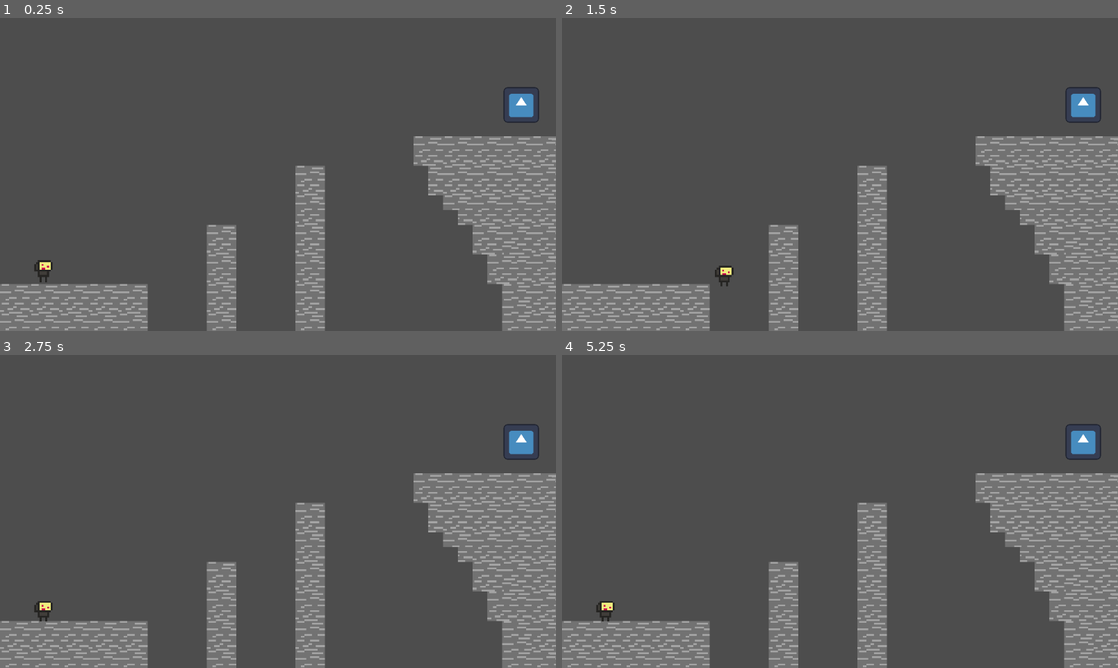
Above: before the commit, frames 1-4 (two rows, left to right).
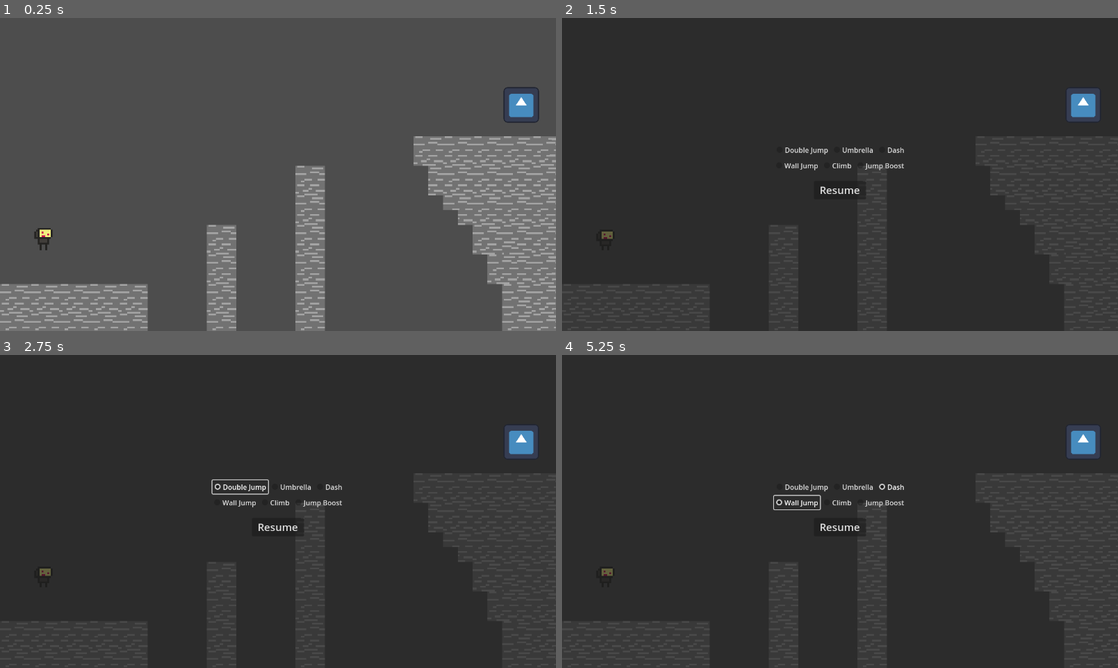
Above: after the commit, the same moments.

Repository: arcality/Built-to-Scale-GMTK-2024
Game: Godot game, scene res://scenes/main.tscn
Two runs of this game, one before a commit and one after it. Both use one fixed random seed, a clock stepped at 60 frames per second and the inputs below. The engine's default icon, where the game draws it, is replaced by a stand-in: a white triangle on a blue panel in a dark square.
Inputs (mouse positions are in pixels of both pictures, inside the frame that each line leads up to):
- Up to frame 1 (0.25 s): no input
- Up to frame 2 (1.5 s): move the mouse to (962, 158) at 0.52 s; hold Space (jump) 0.53-1.28 s; hold D (move_right) from 0.53 s (still down); click (962, 158) at 0.67 s; move the mouse to (728, 190) at 1.27 s; tap E (edit) at 1.35 s
- Up to frame 3 (2.75 s): tap Space (jump) at 1.52, 1.55, 1.82 s; release D (move_right) at 2 s; click (239, 486) at 2 s, where only the run after the commit has a clickable "Double Jump"
- Up to frame 4 (5.25 s): click (840, 502) at 2.75 s, where only the run after the commit has a clickable "Climb"; click (851, 486) at 3.5 s, where only the run after the commit has a clickable "Umbrella"; click (890, 486) at 4.25 s, where only the run after the commit has a clickable "Dash"; click (795, 502) at 5 s, where only the run after the commit has a clickable "Wall Jump"

The runs differ from the first frame. In frame 1, 0.3% of the frame differs, in the area x 6-10%, y 67-85%; in frame 2, 99%, in the area x 0-100%, y 0-100%; in frame 3, 99%; in frame 4, 99%.
Error after the commit: Invalid assignment of property or key 'flip_h' with value of type 'bool' on a base object of type 'null instance'. (res://scripts/player.gd:71)

Commit message:
added a metric crap ton of animations, also edited hitbox and collision shape of player

Diff:
--- a/scenes/player.tscn
+++ b/scenes/player.tscn
@@ -1,9 +1,10 @@
-[gd_scene load_steps=27 format=3 uid="uid://dol4ikt2xc18v"]
+[gd_scene load_steps=31 format=3 uid="uid://dol4ikt2xc18v"]
 
 [ext_resource type="Script" path="res://scripts/player.gd" id="1_vscu2"]
 [ext_resource type="Script" path="res://scripts/state-machine/FiniteStateMachine.gd" id="2_51co4"]
 [ext_resource type="Texture2D" uid="uid://bxo4s0j7t03x0" path="res://assets/sprites/player/robot-Idle.png" id="2_hyccr"]
 [ext_resource type="Script" path="res://scripts/hurtbox.gd" id="2_p74e7"]
+[ext_resource type="Texture2D" uid="uid://8qma70pwto34" path="res://assets/sprites/player/animations/robot-jumping.png" id="3_obexy"]
 [ext_resource type="Texture2D" uid="uid://b528mqj26t1nn" path="res://assets/sprites/player/robot-Running.png" id="3_s2yyi"]
 [ext_resource type="Script" path="res://scripts/state-machine/idle.gd" id="4_oixml"]
 [ext_resource type="Script" path="res://scripts/state-machine/running.gd" id="5_4wmna"]
@@ -16,12 +17,6 @@
 [ext_resource type="Script" path="res://scripts/state-machine/umbrellaing.gd" id="12_4wbyi"]
 [ext_resource type="Script" path="res://scripts/state-machine/death.gd" id="13_u5nog"]
 
-[sub_resource type="RectangleShape2D" id="RectangleShape2D_jh4is"]
-size = Vector2(28, 51)
-
-[sub_resource type="RectangleShape2D" id="RectangleShape2D_bn55i"]
-size = Vector2(40, 72.8571)
-
 [sub_resource type="AtlasTexture" id="AtlasTexture_4148i"]
 atlas = ExtResource("2_hyccr")
 region = Rect2(0, 0, 16, 16)
@@ -30,6 +25,18 @@
 atlas = ExtResource("2_hyccr")
 region = Rect2(16, 0, 16, 16)
 
+[sub_resource type="AtlasTexture" id="AtlasTexture_31twq"]
+atlas = ExtResource("3_obexy")
+region = Rect2(0, 0, 16, 16)
+
+[sub_resource type="AtlasTexture" id="AtlasTexture_vgk06"]
+atlas = ExtResource("3_obexy")
+region = Rect2(16, 0, 16, 16)
+
+[sub_resource type="AtlasTexture" id="AtlasTexture_6svve"]
+atlas = ExtResource("3_obexy")
+region = Rect2(32, 0, 16, 16)
+
 [sub_resource type="AtlasTexture" id="AtlasTexture_qc4ao"]
 atlas = ExtResource("3_s2yyi")
 region = Rect2(0, 0, 16, 16)
@@ -69,6 +76,25 @@
 }, {
 "frames": [{
 "duration": 1.0,
+"texture": SubResource("AtlasTexture_31twq")
+}, {
+"duration": 1.0,
+"texture": SubResource("AtlasTexture_vgk06")
+}, {
+"duration": 1.0,
+"texture": SubResource("AtlasTexture_6svve")
+}],
+"loop": true,
+"name": &"jumping",
+"speed": 5.0
+}, {
+"frames": [],
+"loop": true,
+"name": &"new_animation",
+"speed": 5.0
+}, {
+"frames": [{
+"duration": 1.0,
 "texture": SubResource("AtlasTexture_qc4ao")
 }, {
 "duration": 1.0,
@@ -90,31 +116,55 @@
 "name": &"running",
 "speed": 10.0
 }]
+
+[sub_resource type="RectangleShape2D" id="RectangleShape2D_jh4is"]
+size = Vector2(22, 44)
+
+[sub_resource type="RectangleShape2D" id="RectangleShape2D_bn55i"]
+size = Vector2(42.8571, 65.7143)
 
 [node name="Player" type="CharacterBody2D"]
 script = ExtResource("1_vscu2")
 active_jetpack_state = "umbrellaing"
 active_arm_state = "walljumping"
 
+[node name="CompositeSprites" type="Node2D" parent="."]
+
+[node name="Arms" type="Node2D" parent="CompositeSprites"]
+
+[node name="wall-jump" type="AnimatedSprite2D" parent="CompositeSprites/Arms"]
+
+[node name="climbing" type="AnimatedSprite2D" parent="CompositeSprites/Arms"]
+
+[node name="jump-boost" type="AnimatedSprite2D" parent="CompositeSprites/Arms"]
+
+[node name="Jetpacks" type="Node2D" parent="CompositeSprites"]
+
+[node name="dash" type="AnimatedSprite2D" parent="CompositeSprites/Jetpacks"]
+
+[node name="double-jump" type="AnimatedSprite2D" parent="CompositeSprites/Jetpacks"]
+
+[node name="umbrella" type="AnimatedSprite2D" parent="CompositeSprites/Jetpacks"]
+
+[node name="Robot" type="AnimatedSprite2D" parent="CompositeSprites"]
+scale = Vector2(4.25, 4.25)
+sprite_frames = SubResource("SpriteFrames_io8bg")
+animation = &"idle"
+autoplay = "idle"
+
 [node name="Hurtbox" type="Area2D" parent="."]
 collision_layer = 0
 collision_mask = 4
 script = ExtResource("2_p74e7")
 
 [node name="CollisionShape2D" type="CollisionShape2D" parent="Hurtbox"]
-position = Vector2(0, 7.5)
+position = Vector2(0, 11)
 shape = SubResource("RectangleShape2D_jh4is")
 
 [node name="CollisionShape2D" type="CollisionShape2D" parent="."]
-position = Vector2(0, 7.5)
+position = Vector2(0, 11)
 scale = Vector2(0.7, 0.7)
 shape = SubResource("RectangleShape2D_bn55i")
-
-[node name="AnimatedSprite2D" type="AnimatedSprite2D" parent="."]
-scale = Vector2(4.25, 4.25)
-sprite_frames = SubResource("SpriteFrames_io8bg")
-animation = &"running"
-autoplay = "idle"
 
 [node name="FiniteStateMachine" type="Node" parent="." node_paths=PackedStringArray("initial_state")]
 script = ExtResource("2_51co4")
Binary file added: assets/sprites/player/animations/climbing-climbing.png
Not shown, added: assets/sprites/player/animations/climbing-climbing.png.import
Binary file added: assets/sprites/player/animations/climbing-dashing.png
Not shown, added: assets/sprites/player/animations/climbing-dashing.png.import
Binary file added: assets/sprites/player/animations/climbing-double-jumping.png
Not shown, added: assets/sprites/player/animations/climbing-double-jumping.png.import
Binary file added: assets/sprites/player/animations/climbing-falling.png
Not shown, added: assets/sprites/player/animations/climbing-falling.png.import
Binary file added: assets/sprites/player/animations/climbing-floating.png
Not shown, added: assets/sprites/player/animations/climbing-floating.png.import
Binary file added: assets/sprites/player/animations/climbing-idle.png
Not shown, added: assets/sprites/player/animations/climbing-idle.png.import
(and 106 more such lines)
